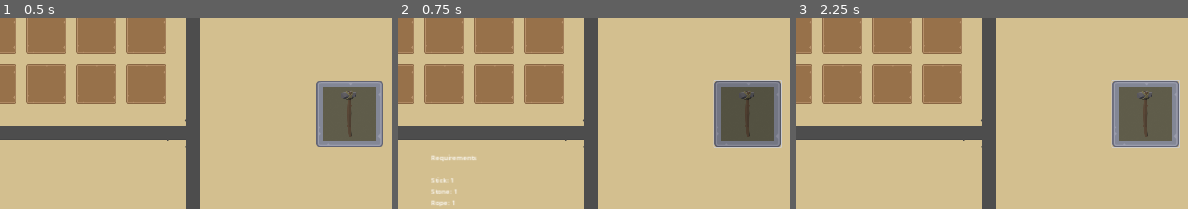
Above: before the commit, frames 1-3 (left to right).
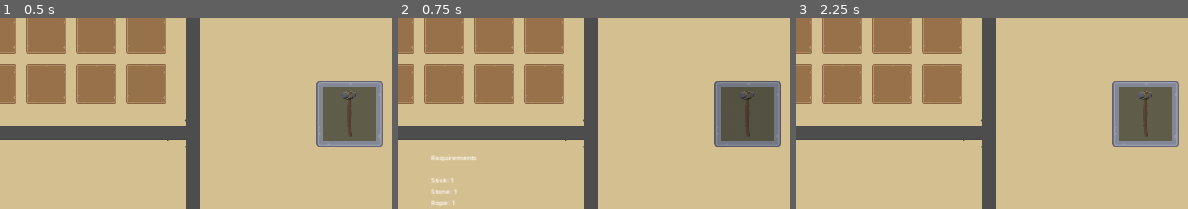
Above: after the commit, the same moments.

Repository: afarber/SurvivalGame
Game: Godot game, scene res://bulletins/player_menus/crafting_menu.tscn
Two runs of this game, one before a commit and one after it. Both use one fixed random seed, a clock stepped at 60 frames per second and the inputs below. This scene is started directly instead of the project's main scene.
Inputs (mouse positions are % of the whole screen's width and height, from its top left):
- Up to frame 1 (0.5 s): no input
- Up to frame 2 (0.75 s): click (70, 60) at 0.52 s
- Up to frame 3 (2.25 s): tap Enter (ui_accept) at 1.25, 2 s; move the mouse to (72, 51) at 1.27 s; hold D (move_right) 1.28-2 s; tap E (interact) at 1.35 s; click (72, 51) at 1.42 s; tap Space (jump) at 1.52 s; drag from (30, 63) to (45, 81) at 2.02 s
The pictures show only the part of the screen within x 25-75%, y 35-85%; the shares and areas given below are measured in that part.

Frame 1 is identical in both runs. In frame 2, 0.4% of the frame differs, in the area x 80-98%, y 32-69%; in frame 3, 0.4%.

Commit message:
Set button Focus to none - to fix the crafting menu exit on TAB press

Diff:
--- a/bulletins/player_menus/crafting_menu.gd
+++ b/bulletins/player_menus/crafting_menu.gd
@@ -12,3 +12,16 @@
 
 	# Call the _ready() function in player_menu_base.gd
 	super()
+
+func update_inventory(inventory: Array) -> void:
+	# update the inventory slots first
+	super(inventory)
+
+	for crafting_button in crafting_button_container.get_children():
+		var costs := ItemConfig.get_crafting_blueprint_resource(crafting_button.item_key).costs
+		var disable_button := false
+		for cost in costs:
+			if inventory.count(cost.item_key) < cost.amount:
+				disable_button = true
+				break
+		crafting_button.button.disabled = disable_button
--- a/ui/custom_nodes/crafting_button.tscn
+++ b/ui/custom_nodes/crafting_button.tscn
@@ -61,6 +61,7 @@
 anchor_bottom = 1.0
 grow_horizontal = 2
 grow_vertical = 2
+focus_mode = 0
 theme_override_styles/normal = SubResource("StyleBoxFlat_hbe4t")
 theme_override_styles/hover = SubResource("StyleBoxFlat_2xmy2")
 theme_override_styles/pressed = SubResource("StyleBoxFlat_adkqv")
